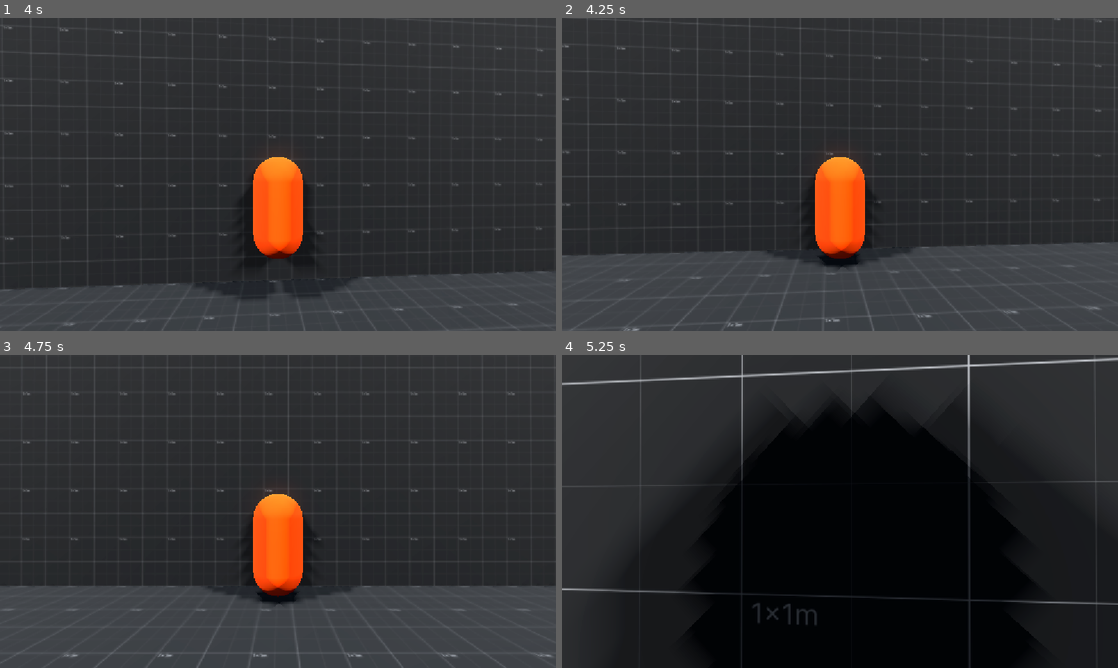
Above: before the commit, frames 1-4 (two rows, left to right).
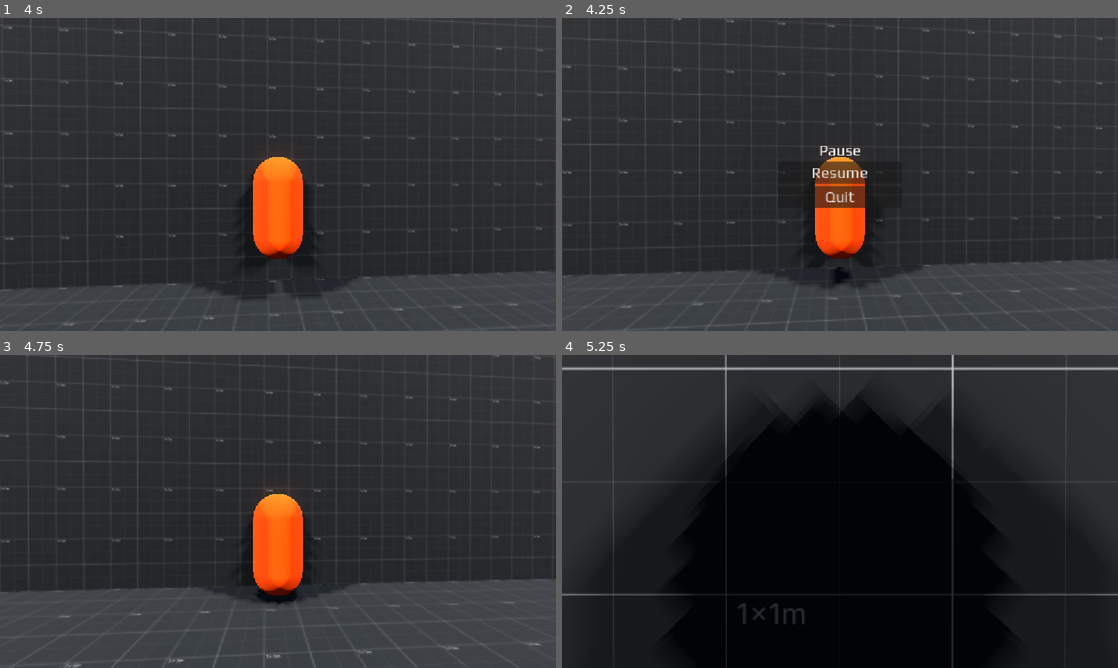
Above: after the commit, the same moments.

Repository: sylvainlap/slappy-sandbox
Game: Godot game, scene res://levels/sandbox.tscn
The game is run twice, just before and just after one commit, with the same random seed, the same clock (stepped at 60 frames per second) and the same inputs.
Inputs (mouse positions are in pixels of both pictures, inside the frame that each line leads up to):
- Up to frame 1 (4 s): tap Enter at 0.5 s; move the mouse to (305, 174) at 0.52 s; press the mouse at (305, 174) at 0.53 s; hold W (move_forward) from 0.53 s (still down); tap Space (jump) at 0.77, 1.52, 3.02, 3.77 s; move the mouse to (250, 174) at 1.27 s; release the mouse at (250, 174) at 1.28 s; tap V (toggle_view) at 1.35 s; move the mouse to (289, 168) at 2.02 s; hold Mouse wheel up (zoom_in) 2.03-2.78 s; move the mouse to (272, 180) at 2.77 s; tap Mouse wheel down (zoom_out) at 2.85 s; move the mouse to (316, 177) at 3.52 s; press the mouse at (316, 177) at 3.53 s
- Up to frame 2 (4.25 s): keep holding W (move_forward); tap Escape (ui_cancel) at 4.15 s
- Up to frame 3 (4.75 s): release W (move_forward) at 4.25 s; release the mouse at (316, 514) at 4.25 s; click (278, 508) at 4.25 s, where only the run after the commit has a clickable "Resume"
- Up to frame 4 (5.25 s): tap Space (jump) at 5 s; move the mouse to (795, 508) at 5.02 s; hold W (move_forward) from 5.03 s (still down); tap V (toggle_view) at 5.1 s

Frame 1 is identical in both runs. In frame 2, 8.4% of the frame differs, in the area x 0-100%, y 0-100%; in frame 3, 2.0%; in frame 4, 4.3%.

Commit message:
feat(ui): add game ui

Diff:
--- a/levels/sandbox.tscn
+++ b/levels/sandbox.tscn
@@ -2,6 +2,7 @@
 
 [ext_resource type="Texture2D" uid="uid://dymol65gdd5hu" path="res://assets/textures/prototype-texture-with-size.png" id="1_wfhpi"]
 [ext_resource type="PackedScene" uid="uid://ckbqiv5ijbxmy" path="res://characters/player/player.tscn" id="2_whpuv"]
+[ext_resource type="PackedScene" uid="uid://bked2k2vbcd8p" path="res://uis/user_interface.tscn" id="3_85hcc"]
 
 [sub_resource type="ProceduralSkyMaterial" id="ProceduralSkyMaterial_poddw"]
 sky_horizon_color = Color(0.66224277, 0.6717428, 0.6867428, 1)
@@ -101,3 +102,5 @@
 mesh = SubResource("CylinderMesh_jfg3o")
 
 [node name="Player" parent="." unique_id=2089337983 instance=ExtResource("2_whpuv")]
+
+[node name="UserInterface" parent="." unique_id=1641118479 instance=ExtResource("3_85hcc")]
--- /dev/null
+++ b/uis/theme.tres
@@ -0,0 +1,7 @@
+[gd_resource type="Theme" format=3 uid="uid://bcllk5ml66hc7"]
+
+[ext_resource type="FontFile" uid="uid://d4imxotvsf7pw" path="res://assets/fonts/Play/Play-Regular.ttf" id="1_28x36"]
+
+[resource]
+default_font = ExtResource("1_28x36")
+default_font_size = 32
--- /dev/null
+++ b/uis/user_interface.gd
@@ -0,0 +1,32 @@
+class_name UserInterface
+extends CanvasLayer
+
+var paused: bool = false:
+	set(value):
+		paused = value
+		pause_screen.visible = paused
+		if paused:
+			Input.set_mouse_mode(Input.MOUSE_MODE_VISIBLE)
+			get_tree().paused = true
+		else:
+			Input.set_mouse_mode(Input.MOUSE_MODE_CAPTURED)
+			get_tree().paused = false
+
+@onready var pause_screen: Control = $PauseScreen
+
+
+func _ready() -> void:
+	paused = false
+
+
+func _unhandled_input(event: InputEvent) -> void:
+	if event.is_action_pressed("ui_cancel"):
+		paused = true
+
+
+func _on_resume_button_pressed() -> void:
+	paused = false
+
+
+func _on_quit_button_pressed() -> void:
+	get_tree().quit()
--- /dev/null
+++ b/uis/user_interface.tscn
@@ -0,0 +1,45 @@
+[gd_scene format=3 uid="uid://bked2k2vbcd8p"]
+
+[ext_resource type="Script" uid="uid://ymfnwrlcm533" path="res://uis/user_interface.gd" id="1_blvjb"]
+[ext_resource type="Theme" uid="uid://bcllk5ml66hc7" path="res://uis/theme.tres" id="2_iixo6"]
+
+[node name="UserInterface" type="CanvasLayer" unique_id=1641118479]
+script = ExtResource("1_blvjb")
+
+[node name="PauseScreen" type="Control" parent="." unique_id=1312540378]
+process_mode = 3
+layout_mode = 3
+anchors_preset = 15
+anchor_right = 1.0
+anchor_bottom = 1.0
+grow_horizontal = 2
+grow_vertical = 2
+theme = ExtResource("2_iixo6")
+
+[node name="PauseContainer" type="CenterContainer" parent="PauseScreen" unique_id=2102179814]
+layout_mode = 1
+anchors_preset = 15
+anchor_right = 1.0
+anchor_bottom = 1.0
+grow_horizontal = 2
+grow_vertical = 2
+
+[node name="VBoxContainer" type="VBoxContainer" parent="PauseScreen/PauseContainer" unique_id=1174121069]
+custom_minimum_size = Vector2(256, 0)
+layout_mode = 2
+
+[node name="Label" type="Label" parent="PauseScreen/PauseContainer/VBoxContainer" unique_id=278902303]
+layout_mode = 2
+text = "Pause"
+horizontal_alignment = 1
+
+[node name="ResumeButton" type="Button" parent="PauseScreen/PauseContainer/VBoxContainer" unique_id=1072110245]
+layout_mode = 2
+text = "Resume"
+
+[node name="QuitButton" type="Button" parent="PauseScreen/PauseContainer/VBoxContainer" unique_id=1554974280]
+layout_mode = 2
+text = "Quit"
+
+[connection signal="pressed" from="PauseScreen/PauseContainer/VBoxContainer/ResumeButton" to="." method="_on_resume_button_pressed"]
+[connection signal="pressed" from="PauseScreen/PauseContainer/VBoxContainer/QuitButton" to="." method="_on_quit_button_pressed"]
Not shown, added: assets/fonts/Play/OFL.txt
Binary file added: assets/fonts/Play/Play-Bold.ttf
Not shown, added: assets/fonts/Play/Play-Bold.ttf.import
Binary file added: assets/fonts/Play/Play-Regular.ttf
Not shown, added: assets/fonts/Play/Play-Regular.ttf.import
Not shown, added: uis/user_interface.gd.uid
